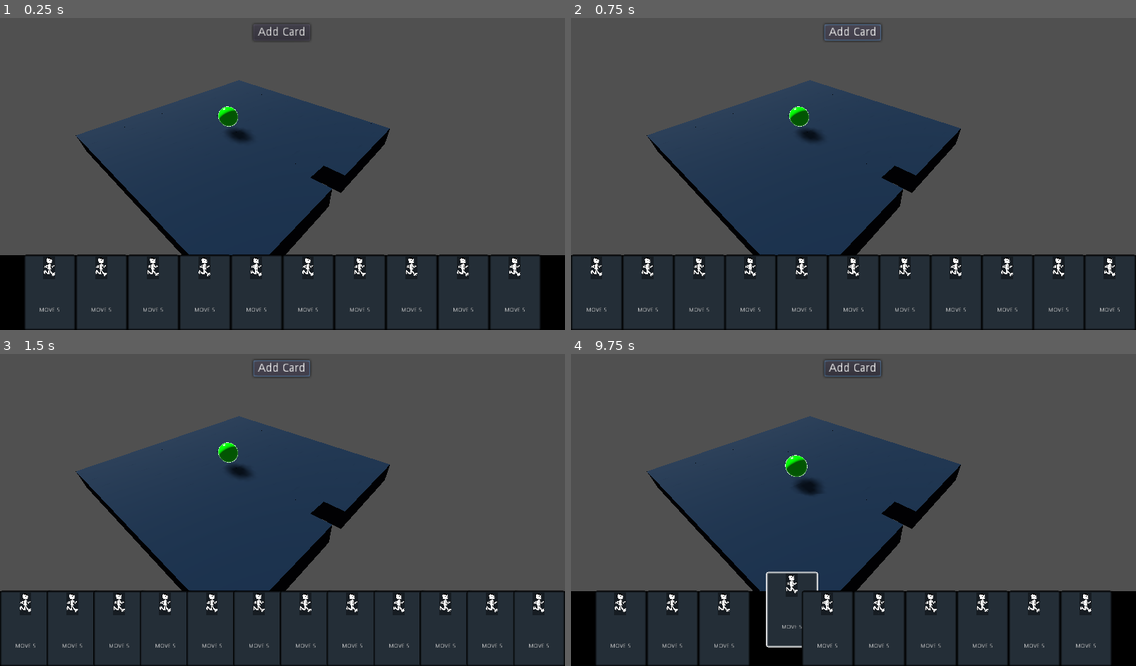
Above: before the commit, frames 1-4 (two rows, left to right).
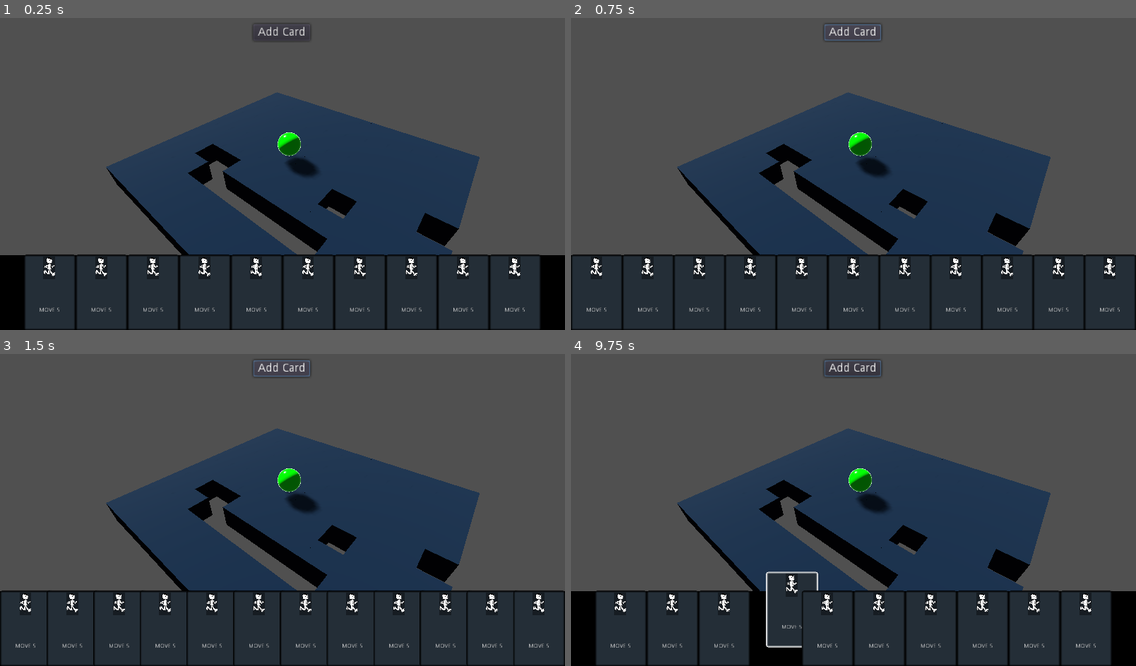
Above: after the commit, the same moments.

Repository: richardbonneau/space-rogue
Game: Godot game, scene res://Main/Main.tscn
Same seed, same stepped clock (60 frames per second), same inputs: the game is played once before the commit and once after it.
Inputs (mouse positions are in pixels of both pictures, inside the frame that each line leads up to):
- Up to frame 1 (0.25 s): no input
- Up to frame 2 (0.75 s): click "Add Card" at 0.5 s
- Up to frame 3 (1.5 s): click "Add Card" at 1.25 s
- Up to frame 4 (9.75 s): click "Add Card" at 2 s; tap Enter at 2.75, 8 s; drag from (599, 628) to (910, 438) at 2.77 s; drag from (599, 628) to (825, 572) at 3.52 s; move the mouse to (638, 628) at 4.27 s; click (638, 628) at 4.42 s; tap Space at 5 s; drag from (684, 628) to (684, 460) at 5.02 s; drag from (684, 628) to (881, 506) at 5.77 s; drag from (689, 628) to (768, 428) at 6.52 s; move the mouse to (700, 628) at 7.27 s; click (700, 628) at 7.42 s; drag from (751, 628) to (740, 522) at 8.02 s; drag from (751, 628) to (910, 438) at 8.77 s; drag from (774, 628) to (825, 572) at 9.52 s

The runs differ from the first frame. In frame 1, 15% of the frame differs, in the area x 13-85%, y 19-77%; in frame 2, 15%; in frame 3, 15%; in frame 4, 15%.

Commit message:
find path translated to gdscript

Diff:
--- a/Level/GameBoard.tscn
+++ b/Level/GameBoard.tscn
@@ -28,7 +28,7 @@
 script = ExtResource( 5 )
 
 [node name="Camera" type="Camera" parent="."]
-transform = Transform( 0.766044, -0.413176, 0.492404, 0, 0.766044, 0.642788, -0.642788, -0.492404, 0.586824, 15, 6, 6.4075 )
+transform = Transform( 0.766044, -0.413176, 0.492404, 0, 0.766044, 0.642788, -0.642788, -0.492404, 0.586824, 11, 6, 6.4075 )
 environment = SubResource( 1 )
 current = true
 size = 20.0
@@ -81,9 +81,6 @@
 [node name="Tile15" parent="Tiles" instance=ExtResource( 1 )]
 transform = Transform( 1, 0, 0, 0, 1, 0, 0, 0, 1, 10, 0, 1 )
 
-[node name="Tile16" parent="Tiles" instance=ExtResource( 1 )]
-transform = Transform( 1, 0, 0, 0, 1, 0, 0, 0, 1, 9, 0, 1 )
-
 [node name="Tile17" parent="Tiles" instance=ExtResource( 1 )]
 transform = Transform( 1, 0, 0, 0, 1, 0, 0, 0, 1, 8, 0, 1 )
 
@@ -132,12 +129,6 @@
 [node name="Tile32" parent="Tiles" instance=ExtResource( 1 )]
 transform = Transform( 1, 0, 0, 0, 1, 0, 0, 0, 1, 5, 0, 2 )
 
-[node name="Tile33" parent="Tiles" instance=ExtResource( 1 )]
-transform = Transform( 1, 0, 0, 0, 1, 0, 0, 0, 1, 4, 0, 2 )
-
-[node name="Tile34" parent="Tiles" instance=ExtResource( 1 )]
-transform = Transform( 1, 0, 0, 0, 1, 0, 0, 0, 1, 3, 0, 2 )
-
 [node name="Tile35" parent="Tiles" instance=ExtResource( 1 )]
 transform = Transform( 1, 0, 0, 0, 1, 0, 0, 0, 1, 2, 0, 2 )
 
@@ -152,24 +143,6 @@
 
 [node name="Tile39" parent="Tiles" instance=ExtResource( 1 )]
 transform = Transform( 1, 0, 0, 0, 1, 0, 0, 0, 1, 10, 0, 3 )
-
-[node name="Tile40" parent="Tiles" instance=ExtResource( 1 )]
-transform = Transform( 1, 0, 0, 0, 1, 0, 0, 0, 1, 9, 0, 3 )
-
-[node name="Tile41" parent="Tiles" instance=ExtResource( 1 )]
-transform = Transform( 1, 0, 0, 0, 1, 0, 0, 0, 1, 8, 0, 3 )
-
-[node name="Tile42" parent="Tiles" instance=ExtResource( 1 )]
-transform = Transform( 1, 0, 0, 0, 1, 0, 0, 0, 1, 7, 0, 3 )
-
-[node name="Tile43" parent="Tiles" instance=ExtResource( 1 )]
-transform = Transform( 1, 0, 0, 0, 1, 0, 0, 0, 1, 6, 0, 3 )
-
-[node name="Tile44" parent="Tiles" instance=ExtResource( 1 )]
-transform = Transform( 1, 0, 0, 0, 1, 0, 0, 0, 1, 5, 0, 3 )
-
-[node name="Tile45" parent="Tiles" instance=ExtResource( 1 )]
-transform = Transform( 1, 0, 0, 0, 1, 0, 0, 0, 1, 4, 0, 3 )
 
 [node name="Tile46" parent="Tiles" instance=ExtResource( 1 )]
 transform = Transform( 1, 0, 0, 0, 1, 0, 0, 0, 1, 3, 0, 3 )
--- a/Level/Scripts/GameBoard.gd
+++ b/Level/Scripts/GameBoard.gd
@@ -40,7 +40,7 @@
 	var entity_tile_origin = moving_entity.get_current_tile().get_global_transform().origin
 	destination_origin = destTile.get_global_transform().origin
 
-	print($Pathfinder.get_movement_cost_to_destination(entity_tile_origin, destination_origin))
+	print($Pathfinder.get_distance(entity_tile_origin, destination_origin))
 	entity_is_moving = true
 
 func _done_moving():
--- a/Level/Scripts/Pathfinder.gd
+++ b/Level/Scripts/Pathfinder.gd
@@ -3,7 +3,7 @@
 func _ready():
 	pass
 
-func get_movement_cost_to_destination(var tile_a, var tile_b):
+func get_distance(var tile_a, var tile_b):
 	#Get H value
 	var dst_x = abs(tile_a.x - tile_b.x)
 	var dst_z = abs(tile_a.z - tile_b.z)
@@ -14,5 +14,41 @@
 	else:
 		return 14 * dst_x + 10 * (dst_z - dst_x)
 
-func FindPath(var start):
-	pass
+func find_path(var start_tile, var dest_tile):
+	var open_nodes:Array = []
+	var closed_nodes:Array = []
+	open_nodes.append(start_tile)
+
+	while(open_nodes.size() > 0):
+		var lowest_cost_node = open_nodes[0]
+		for node in open_nodes:
+			if node.f_cost <= lowest_cost_node.f_cost and node.h_cost < lowest_cost_node.h_cost:
+				lowest_cost_node = node
+
+		open_nodes.erase(lowest_cost_node)
+		closed_nodes.append(lowest_cost_node)
+
+		if lowest_cost_node == dest_tile:
+			var path:Array = []
+			var current_node = dest_tile
+			while current_node != start_tile:
+				path.append(current_node)
+				current_node = current_node.parent
+				path.invert()
+				return path
+
+		var neighbours = lowest_cost_node.get_neighbours()
+		for neighbour in neighbours:
+			if closed_nodes.has(neighbour): continue
+
+			var new_cost_to_neighbour = lowest_cost_node.g_cost + get_distance(lowest_cost_node,neighbour)
+			var open_nodes_contains_neighbour = open_nodes.has(neighbour)
+
+			if new_cost_to_neighbour < neighbour.g_cost or !open_nodes_contains_neighbour:
+				neighbour.g_cost = new_cost_to_neighbour
+				neighbour.h_cost = get_distance(neighbour, dest_tile)
+				neighbour.parent = lowest_cost_node
+
+				if !open_nodes_contains_neighbour:
+					open_nodes.append(neighbour)
+	return []
--- a/Level/Scripts/Tile.gd
+++ b/Level/Scripts/Tile.gd
@@ -1,26 +1,33 @@
 extends StaticBody
 
-onready var neighbors = []
+var parent
+var h_cost
+var g_cost
+
+
 
 func _ready():
 	pass
 
 
+func get_f_cost():
+	return h_cost + g_cost
+
+func logic():
+	if self.neighbours.empty():
+		get_neighbours()
+
+func get_neighbours():
+	var neighbours:Array = []
+	neighbours.append(get_single_neighbour($Rays/North))
+	neighbours.append(get_single_neighbour($Rays/South))
+	neighbours.append(get_single_neighbour($Rays/East))
+	neighbours.append(get_single_neighbour($Rays/West))
+	return neighbours
 
 
-func logic():
-	if self.neighbors.empty():
-		get_neighbors()
-
-func get_neighbors():
-	get_single_neighbor($Rays/North)
-	get_single_neighbor($Rays/South)
-	get_single_neighbor($Rays/East)
-	get_single_neighbor($Rays/West)
-
-
-func get_single_neighbor(var ray):
+func get_single_neighbour(var ray):
 	if ray.is_colliding():
 		var collider = ray.get_collider()
-		self.neighbors.append(collider)
-		collider.get_node("Highlight").visible = true
+		return collider
+		#collider.get_node("Highlight").visible = true
